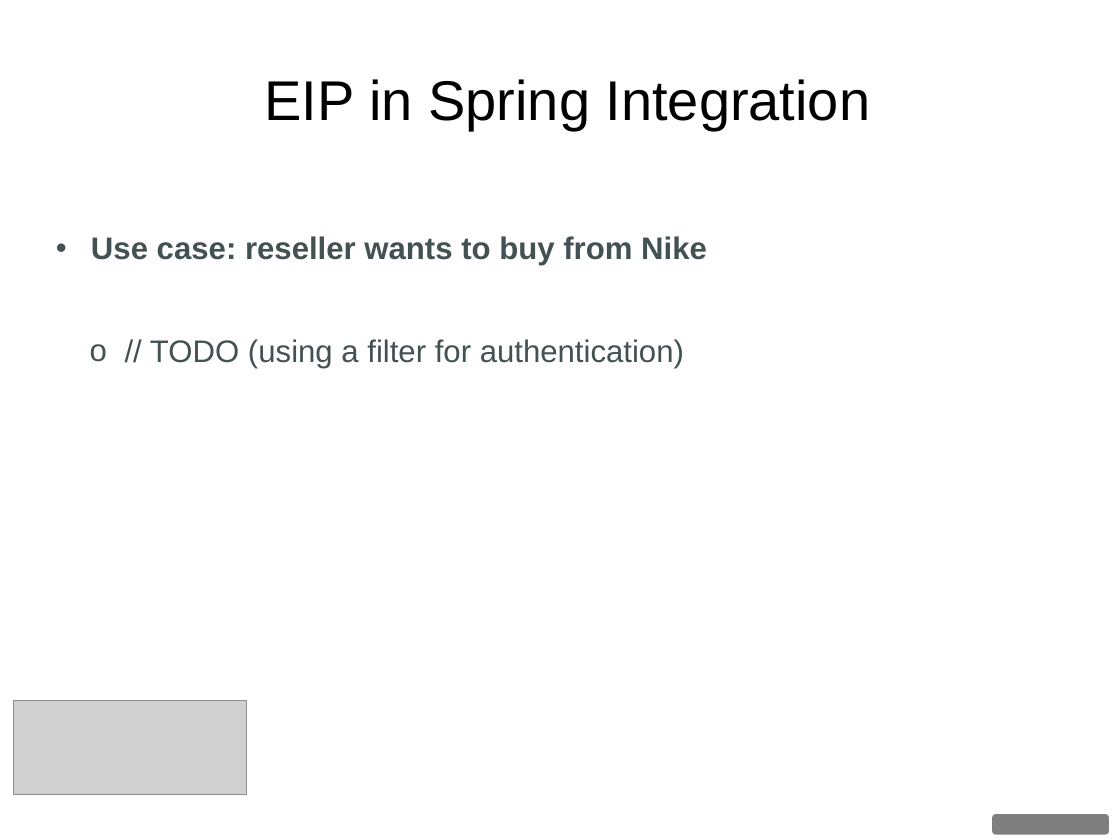
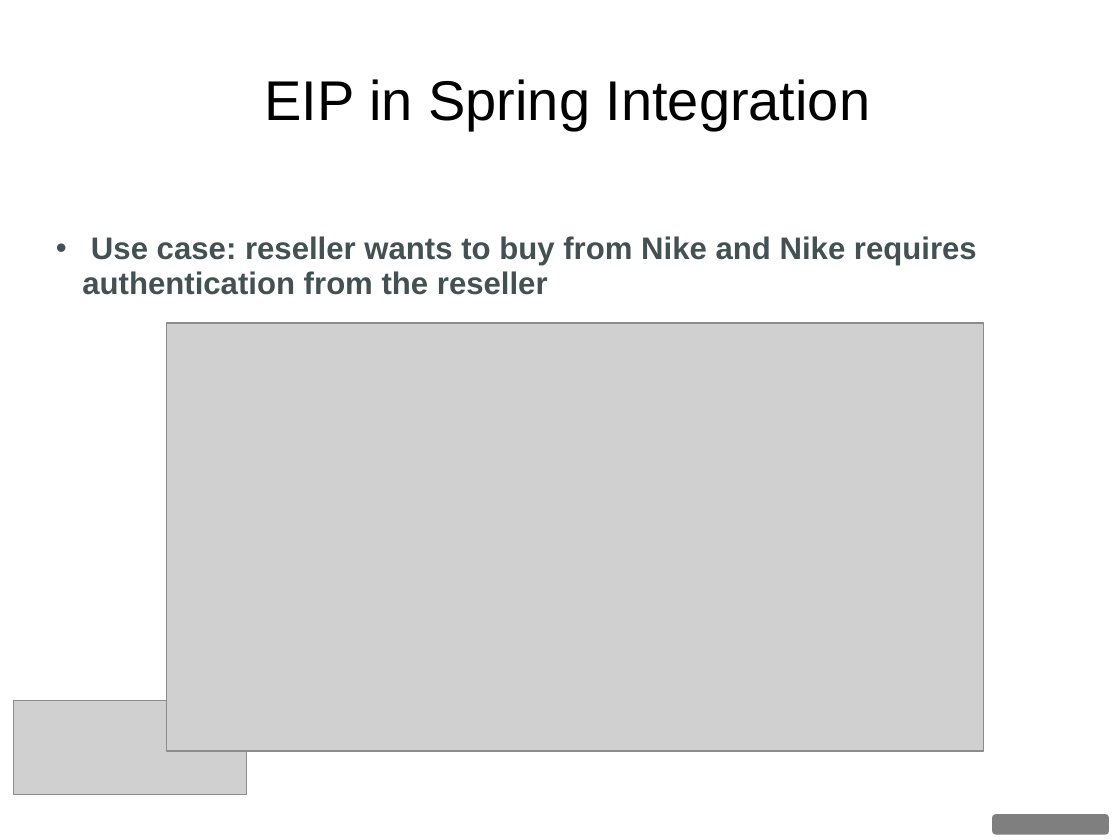
Before and after one commit to dgyordanov/springintegration, a slide deck: slide 29 of Spring_Integration.ppt. Drawn at 1120x840 pixels with LibreOffice and Linux fonts; fonts in the diff are those of the drawing; grey boxes stand for pictures; background and template pictures are left out. Boxes give left, top, right and bottom in pixels: in the first picture for what was removed or moved away, otherwise in the second. Text is boxed around its words. In the diff, an @@ line names an element or a change of style, - is before the commit and + after.

```diff
--- a/Spring_Integration.ppt
+++ b/Spring_Integration.ppt
@@ text at <box>82,236,977,295</box>: text changed; bold on @@
-• Use case: reseller wants to buy from Nike
-  o // TODO (using a filter for authentication)
+• Use case: reseller wants to buy from Nike and Nike requires authentication from the reseller
@@ picture added at <box>167,323,983,750</box> @@
```
Also in this commit, not shown: 12 other slides changed, 1 slide added, 6 other files.
